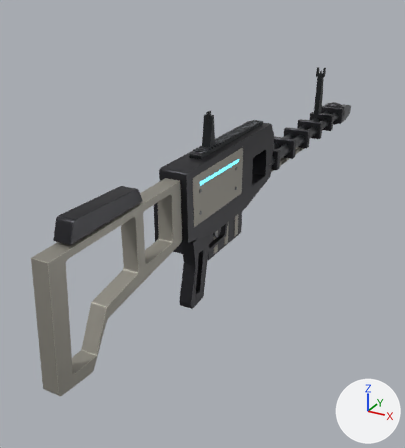
One commit to the glTF model assets/models/armory/e_heavy.glb: the scene before it, then after it.
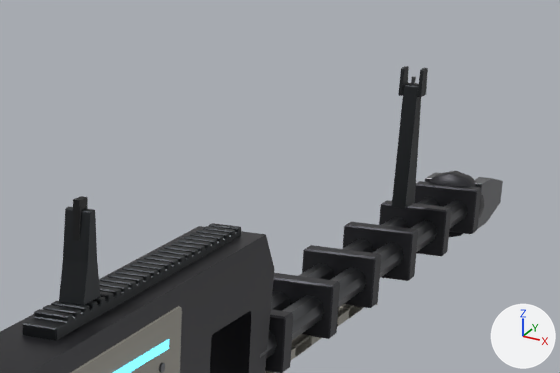
Old and new are each drawn whole from a 50 mm camera at (0.462, -0.832, 0.431) aimed at (-0.092, 0.173, -0.072) and again close up on the part from 45% to 91% of the width and 10% to 38% of the height. Lighting does not change. The marker at lower right points along +X, +Y and +Z. The last two pictures show the newer version. Where no turn or scale is listed for an object, it has been applied to the vertices. Vertices at exactly the same position are counted once.

In view in the first close-up: 'Body', 'IronSight'.
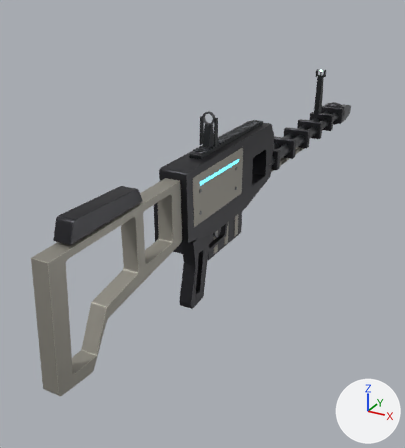
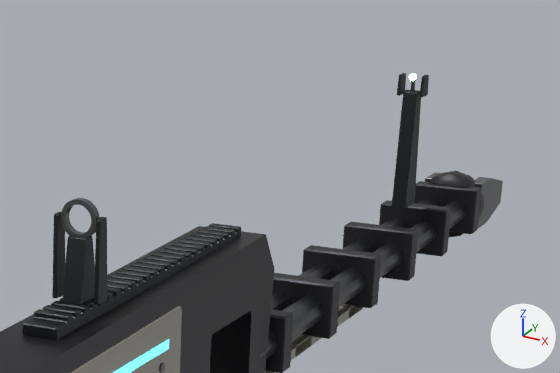
Pixel boxes (x1, y1, x2, y2) of what changed, in the close-ups (560 x 373 px; the box of a moved part takes in the faces that stretch with it):
'IronSight', reshaped
    before: (59, 66, 428, 305)
    after: (52, 73, 429, 305)
part 1 of me_ironsight, moved or reshaped
    before: (417, 68, 428, 97)
    after: (419, 75, 429, 97)
part 2 of me_ironsight, moved or reshaped
    before: (398, 66, 409, 96)
    after: (397, 73, 406, 96)
part 3 of me_ironsight, added
    after: (409, 73, 417, 81)
part 4 of me_ironsight, added
    after: (62, 235, 95, 305)
part 5 of me_ironsight, added
    after: (94, 217, 108, 305)
part 6 of me_ironsight, added
    after: (52, 212, 65, 299)
part 7 of me_ironsight, moved or reshaped
    before: (59, 196, 100, 305)
    after: (61, 198, 100, 238)
part 8 of me_ironsight, moved or reshaped
    before: (392, 77, 421, 208)
    after: (392, 80, 421, 208)

What changed in the scene script:
```text
Add mat_sightdot:
    mat_sightdot = bpy.data.materials.new('SightDot')
    # nodes: BsdfPrincipled, Mix, OutputMaterial, VertexColor
    # colours: green #a0ffb3, mixed with the vertex colours
Change me_ironsight:
    used by ob_ironsight; location = (0.0, 0.0, 0.0)
    remove me_ironsight.from_pydata(...)  # 256 vertices, 488 faces; spans x -0.01..0.01, y 0.019..0.674, z 0.09..0.217
    add me_ironsight.from_pydata(...)  # 442 vertices, 852 faces; spans x -0.016..0.016, y 0.019..0.674, z 0.09..0.217
    me_ironsight part 1: the loose piece of 52 vertices spanning x 0.007..0.01, y 0.652..0.668, z 0.189..0.213 is scaled about its middle by (0.864, 1.01, 0.742), then moved by (0.002, 0.0, -0.003)
    me_ironsight part 2: the loose piece of 52 vertices spanning x -0.01..-0.007, y 0.652..0.668, z 0.189..0.213 is scaled about its middle by (0.864, 1.01, 0.742), then moved by (-0.002, 0.0, -0.003)
    me_ironsight part 3: a new loose piece, a 12-sided cylinder along y spanning x -0.0034..0.0034, y 0.6566..0.6582, z 0.2016..0.2084, in mat_sightdot
    me_ironsight part 4: a new loose piece of 52 vertices spanning x -0.006..0.006, y 0.019..0.041, z 0.156..0.195, in mat_parkerizedsteel
    me_ironsight part 5: a new loose piece of 52 vertices spanning x 0.013..0.016, y 0.024..0.036, z 0.156..0.207, in mat_parkerizedsteel
    me_ironsight part 6: a new loose piece of 52 vertices spanning x -0.016..-0.013, y 0.024..0.036, z 0.156..0.207, in mat_parkerizedsteel
    me_ironsight part 7
    90 vertices are removed from x -0.009..0.009, y 0.019..0.041, z 0.156..0.217
    176 faces are deleted
    2 vertices move within x -0.008..0.008, y 0.027, z 0.209
    46 vertices are added at x -0.012..0.012, y 0.027, z 0.193..0.217
    48 new vertices lie (0.0, 0.005, 0.0) away from vertices in x -0.012..0.012, y 0.027, z 0.193..0.217
    192 new faces join them, mat_machinedsteel
    me_ironsight part 8
    44 vertices are removed from x -0.007..0.007, y 0.654..0.666, z 0.195..0.199
    96 faces are deleted
    33 vertices are added at x -0.007..0.007, y 0.654..0.666, z 0.188..0.193
    11 new vertices lie (0.012, 0.0, 0.0) away from vertices in x -0.006, y 0.654..0.666, z 0.19..0.193
    10 new faces join them, mat_machinedsteel
    86 new faces join them, mat_parkerizedsteel
    remove me_ironsight.materials.append(mat_recessblack)
    add me_ironsight.materials.append(mat_sightdot)
```
